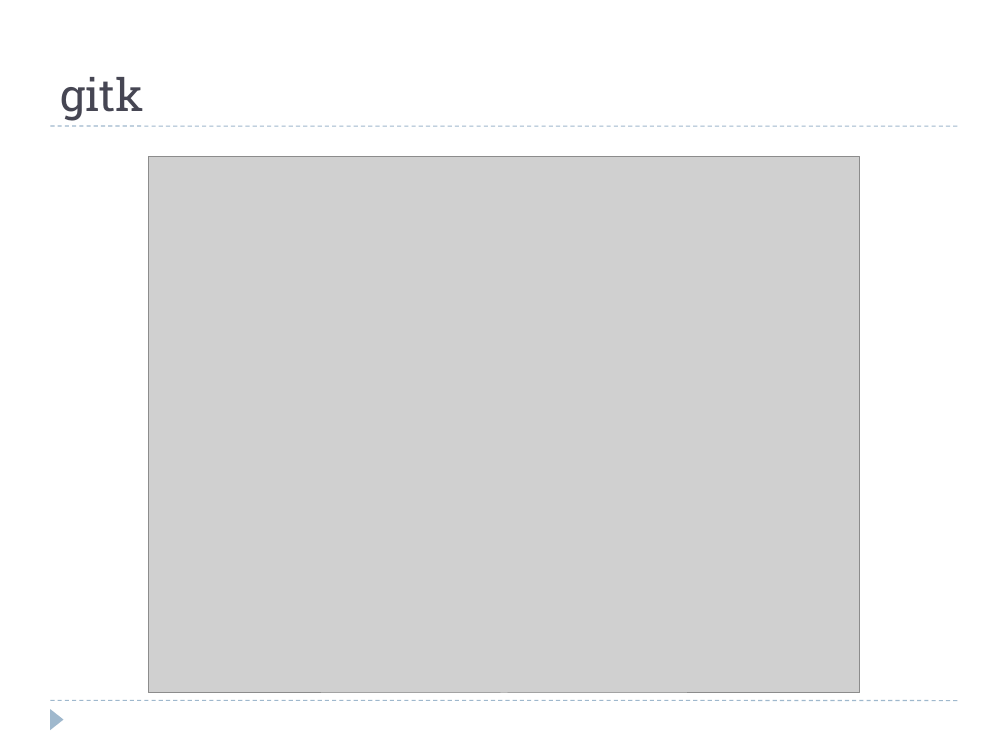
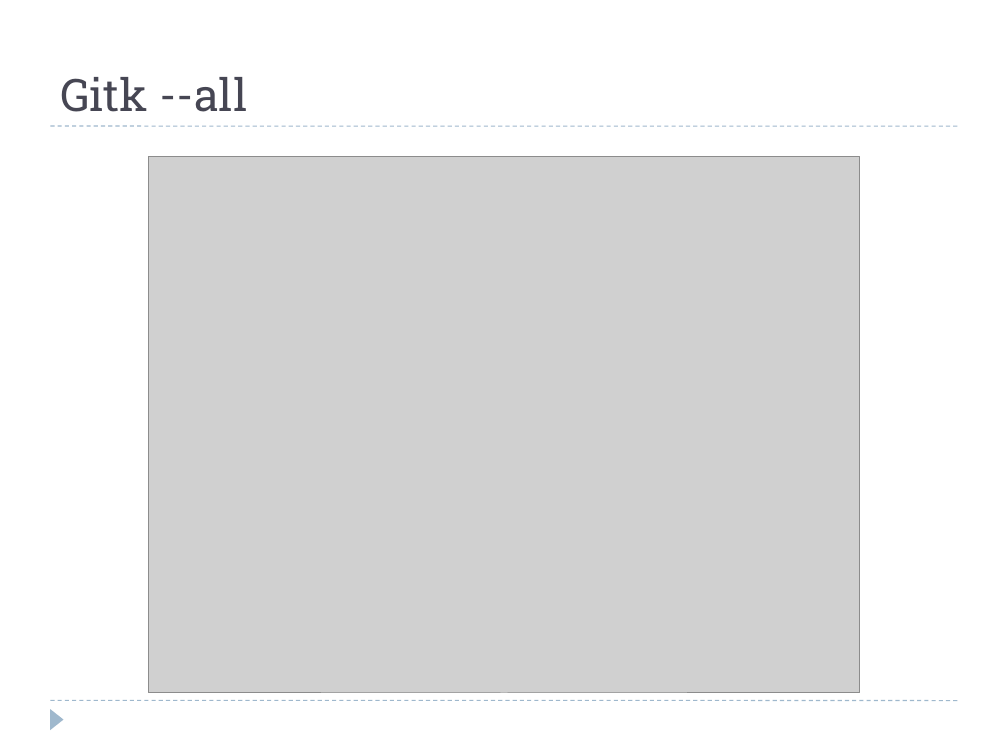
Before and after one commit to martina-if/curso_git, a slide deck: slide 18 of GIT.ppt. Drawn at 1008x756 pixels with LibreOffice and Linux fonts; fonts in the diff are those of the drawing; grey boxes stand for pictures. Boxes give left, top, right and bottom in pixels: in the first picture for what was removed or moved away, otherwise in the second. Text is boxed around its words. In the diff, an @@ line names an element or a change of style, - is before the commit and + after.

```diff
--- a/GIT.ppt
+++ b/GIT.ppt
@@ text at (x1=60, y1=77, x2=247, y2=112): text changed @@
-gitk
+Gitk --all
```
Also in this commit, not shown: 3 other slides changed, 7 slides added.
